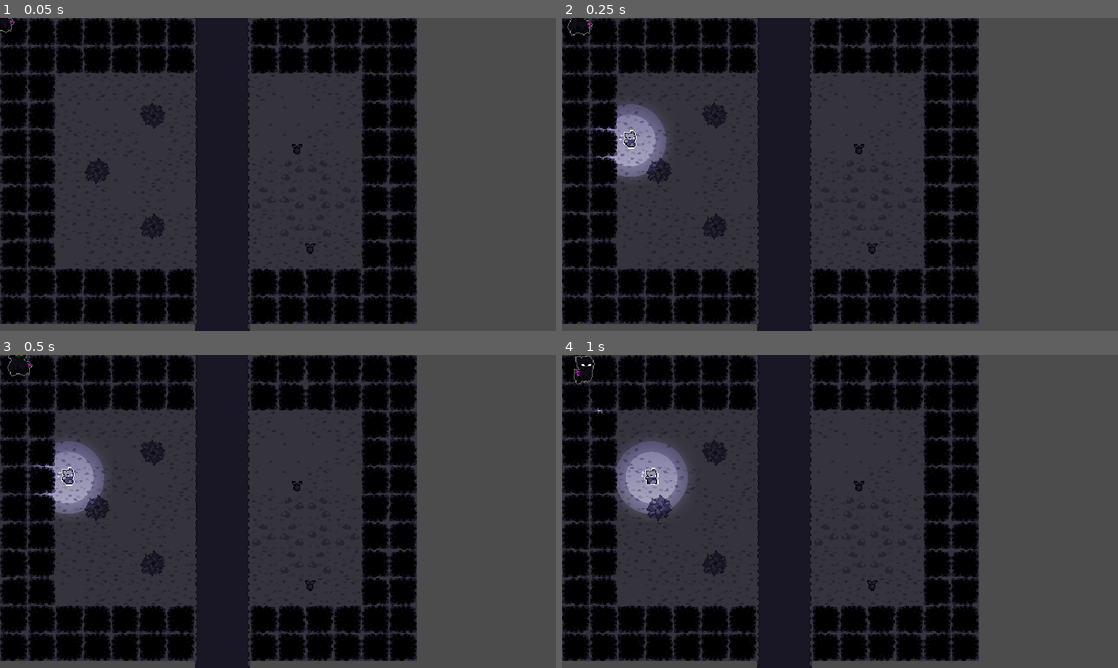
Above: before the commit, frames 1-4 (two rows, left to right).
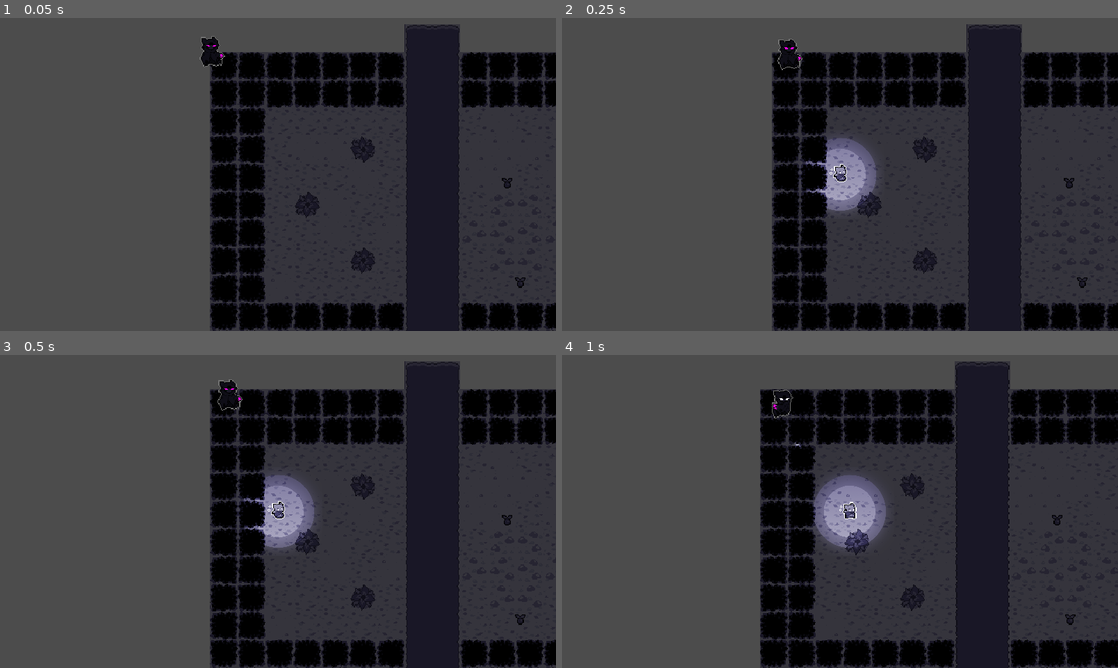
Above: after the commit, the same moments.

Repository: MNchino/LD2022
Game: Godot game, scene res://Playspace.tscn
Two runs of this game, one before a commit and one after it. Both use one fixed random seed, a clock stepped at 60 frames per second and the inputs below. The engine's default icon, where the game draws it, is replaced by a stand-in: a white triangle on a blue panel in a dark square.
Inputs (mouse positions are in pixels of both pictures, inside the frame that each line leads up to):
- Up to frame 1 (0.05 s): no input
- Up to frame 2 (0.25 s): no input
- Up to frame 3 (0.5 s): no input
- Up to frame 4 (1 s): move the mouse to (962, 495) at 0.52 s; press the mouse at (962, 495) at 0.53 s; hold D (game_right) from 0.53 s (still down)

The runs differ from the first frame. In frame 1, 57% of the frame differs, in the area x 0-100%, y 0-100%; in frame 2, 60%; in frame 3, 60%; in frame 4, 59%.

Commit message:
aaaaaaaaaaaaaaaaaaaaaaaaaaaaaaaaa

Diff:
--- a/The Entity/Player/Player.gd
+++ b/The Entity/Player/Player.gd
@@ -167,13 +167,13 @@
 	insta_kill()
 
 func _on_Player_tree_exiting():
-	pass
+	var i = dead_template.instance()
+	get_parent().add_child(i)
+	i.global_position = global_position
 
 func _on_GameState_dashes_changed(count:int):
 	$AnimatedSprite/DashIndicator.frame = count
-	var i = dead_template.instance()
-	get_parent().add_child(i)
-	i.global_position = global_position
+
 
 func _on_ShootTime_timeout():
 	is_shooting = false
--- a/The Entity/System/PlayerCamera.tscn
+++ b/The Entity/System/PlayerCamera.tscn
@@ -3,5 +3,6 @@
 [ext_resource path="res://System/PlayerCamera.gd" type="Script" id=1]
 
 [node name="PlayerCamera" type="Camera2D"]
+current = true
 process_mode = 0
 script = ExtResource( 1 )
